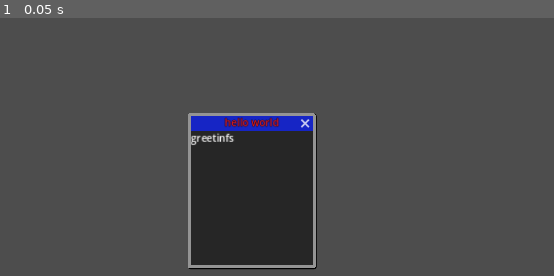
Above: before the commit, frame 1.
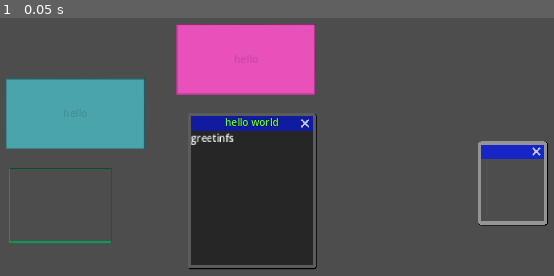
Above: after the commit, the same moment.

Repository: ktosox/GWJ71
Game: Godot game, scene res://tests/theme_design.tscn
The game is run twice, just before and just after one commit, with the same random seed, the same clock (stepped at 60 frames per second) and the same inputs. The project has no main scene, so this scene is started directly.
Inputs:
- Up to frame 1 (0.05 s): no input

The runs differ from the first frame. In frame 1, 18% of the frame differs, in the area x 1-99%, y 2-97%.

Commit message:
messing around with UI

Diff:
--- a/Game/project.godot
+++ b/Game/project.godot
@@ -27,5 +27,6 @@
 
 [rendering]
 
+textures/canvas_textures/default_texture_filter=0
 renderer/rendering_method="gl_compatibility"
 renderer/rendering_method.mobile="gl_compatibility"
--- a/Game/tests/theme_design.tscn
+++ b/Game/tests/theme_design.tscn
@@ -1,4 +1,45 @@
-[gd_scene load_steps=3 format=3 uid="uid://66yjxgbibl3u"]
+[gd_scene load_steps=10 format=3 uid="uid://66yjxgbibl3u"]
+
+[ext_resource type="Texture2D" uid="uid://duegyo4rfiy6y" path="res://resources/UI/button_middle.png" id="1_djokj"]
+[ext_resource type="Texture2D" uid="uid://b6r525qk2shp4" path="res://resources/UI/button_border.png" id="2_8sh4r"]
+
+[sub_resource type="StyleBoxTexture" id="StyleBoxTexture_e4wmk"]
+texture = ExtResource("1_djokj")
+texture_margin_left = 4.0
+texture_margin_top = 4.0
+texture_margin_right = 4.0
+texture_margin_bottom = 4.0
+region_rect = Rect2(2, 2, 36, 36)
+
+[sub_resource type="StyleBoxTexture" id="StyleBoxTexture_r3gbi"]
+texture = ExtResource("1_djokj")
+texture_margin_left = 4.0
+texture_margin_top = 4.0
+texture_margin_right = 4.0
+texture_margin_bottom = 4.0
+region_rect = Rect2(2, 2, 36, 36)
+modulate_color = Color(0.473976, 0.473976, 0.473976, 1)
+
+[sub_resource type="StyleBoxTexture" id="StyleBoxTexture_50jt3"]
+texture = ExtResource("1_djokj")
+texture_margin_left = 4.0
+texture_margin_top = 4.0
+texture_margin_right = 4.0
+texture_margin_bottom = 4.0
+region_rect = Rect2(2, 2, 36, 36)
+
+[sub_resource type="StyleBoxTexture" id="StyleBoxTexture_k26q1"]
+texture = ExtResource("1_djokj")
+texture_margin_left = 4.0
+texture_margin_top = 4.0
+texture_margin_right = 4.0
+texture_margin_bottom = 4.0
+expand_margin_left = 4.0
+expand_margin_top = 4.0
+expand_margin_right = 4.0
+expand_margin_bottom = 4.0
+region_rect = Rect2(2, 2, 36, 36)
+draw_center = false
 
 [sub_resource type="StyleBoxFlat" id="StyleBoxFlat_qggwc"]
 bg_color = Color(0.0886297, 0.145096, 0.772723, 1)
@@ -21,20 +62,50 @@
 shadow_offset = Vector2(1, 1)
 anti_aliasing = false
 
+[sub_resource type="StyleBoxFlat" id="StyleBoxFlat_5g35a"]
+bg_color = Color(0.0627451, 0.105882, 0.615686, 1)
+border_width_left = 5
+border_width_top = 5
+border_width_right = 5
+border_width_bottom = 5
+border_color = Color(0.356863, 0.356863, 0.356863, 1)
+corner_radius_top_left = 4
+corner_radius_top_right = 4
+corner_radius_bottom_right = 4
+corner_radius_bottom_left = 4
+corner_detail = 6
+expand_margin_left = 5.0
+expand_margin_top = 28.0
+expand_margin_right = 5.0
+expand_margin_bottom = 5.0
+shadow_color = Color(0, 0, 0, 1)
+shadow_size = 1
+shadow_offset = Vector2(1, 1)
+anti_aliasing = false
+
 [sub_resource type="Theme" id="Theme_qh87c"]
-Window/colors/title_color = Color(0.85098, 0.0941176, 0.0980392, 1)
+Button/styles/focus = SubResource("StyleBoxTexture_e4wmk")
+Button/styles/hover = SubResource("StyleBoxTexture_r3gbi")
+Button/styles/normal = SubResource("StyleBoxTexture_50jt3")
+Button/styles/pressed = SubResource("StyleBoxTexture_k26q1")
+Window/colors/title_color = Color(0.388235, 1, 0.32549, 1)
 Window/colors/title_outline_modulate = Color(0, 0, 0, 1)
 Window/constants/close_h_offset = 20
 Window/constants/close_v_offset = 20
 Window/constants/title_height = 28
 Window/constants/title_outline_size = 2
 Window/styles/embedded_border = SubResource("StyleBoxFlat_qggwc")
+Window/styles/embedded_unfocused_border = SubResource("StyleBoxFlat_5g35a")
 
 [node name="ThemeDesign" type="Control"]
 layout_mode = 3
 anchors_preset = 15
 anchor_right = 1.0
 anchor_bottom = 1.0
+offset_left = 10.0
+offset_top = 4.0
+offset_right = 10.0
+offset_bottom = 4.0
 grow_horizontal = 2
 grow_vertical = 2
 theme = SubResource("Theme_qh87c")
@@ -56,3 +127,52 @@
 offset_right = 69.0
 offset_bottom = 23.0
 text = "greetinfs"
+
+[node name="Window2" type="Window" parent="."]
+position = Vector2i(895, 240)
+
+[node name="NinePatchRect2" type="NinePatchRect" parent="."]
+modulate = Color(0, 0.652595, 0.356148, 1)
+self_modulate = Color(1, 1, 1, 0)
+layout_mode = 0
+offset_left = 129.0
+offset_top = 250.0
+offset_right = 294.0
+offset_bottom = 370.0
+texture = ExtResource("1_djokj")
+patch_margin_left = 4
+patch_margin_top = 4
+patch_margin_right = 4
+patch_margin_bottom = 4
+
+[node name="NinePatchRect" type="NinePatchRect" parent="NinePatchRect2"]
+layout_mode = 1
+anchors_preset = 15
+anchor_right = 1.0
+anchor_bottom = 1.0
+grow_horizontal = 2
+grow_vertical = 2
+texture = ExtResource("2_8sh4r")
+region_rect = Rect2(1, 1, 18, 18)
+patch_margin_left = 3
+patch_margin_top = 3
+patch_margin_right = 3
+patch_margin_bottom = 3
+
+[node name="Button" type="Button" parent="."]
+self_modulate = Color(0.287436, 0.646669, 0.671752, 1)
+layout_mode = 0
+offset_left = 124.0
+offset_top = 107.0
+offset_right = 347.0
+offset_bottom = 220.0
+text = "hello"
+
+[node name="Button2" type="Button" parent="."]
+self_modulate = Color(0.907394, 0.311526, 0.731095, 1)
+layout_mode = 0
+offset_left = 397.0
+offset_top = 20.0
+offset_right = 620.0
+offset_bottom = 133.0
+text = "hello"
--- /dev/null
+++ b/Game/window/swapper_mini_game.tscn
@@ -0,0 +1,5 @@
+[gd_scene format=3 uid="uid://b3fa0c33wbe13"]
+
+[node name="SwapperMiniGame" type="ColorRect"]
+custom_minimum_size = Vector2(360, 200)
+color = Color(0.741176, 0.419608, 0.419608, 1)
Binary file added: Game/resources/UI/button_border.png
Not shown, added: Game/resources/UI/button_border.png.import
Binary file added: Game/resources/UI/button_middle.png
Not shown, added: Game/resources/UI/button_middle.png.import
